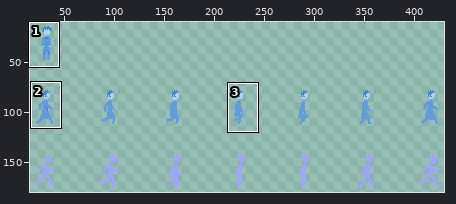
A sprite sheet gets an edit: assets/DealerSheet.png. The first picture is a wide view before the edit; the outline marks the close-up.
Close-up. Old version:
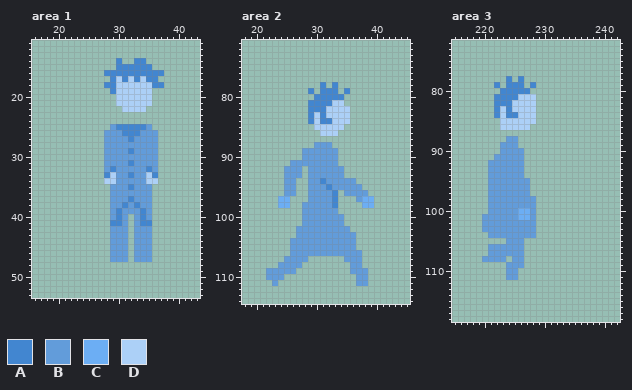
The file is 448x256 pixels. Shown: area 1: x 16..43, y 11..53; area 2: x 18..45, y 71..114; area 3: x 215..242, y 72..118. The wide view leaves out empty margins. The commit also changed other parts of the picture, which this record leaves out.
Palette (. is transparent): A #4286d0  B #629cda  C #6caef4  D #acd0f7
New version:
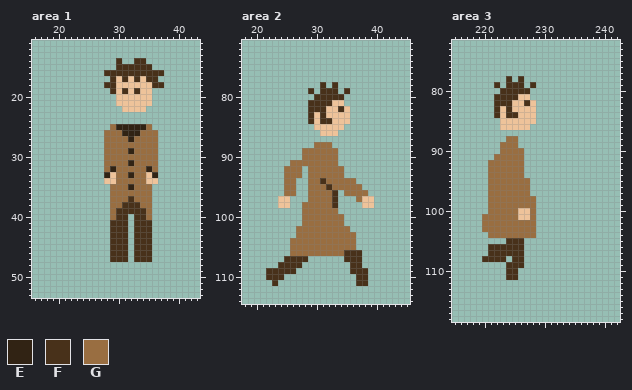
Colours new in this view: E #312314  F #48311a  G #996e41
Difference:
colour D: #acd0f7 -> #eec39a
Changed rows in their new state; - is a pixel that keeps its letter.
Area 1:
first column x 28:
14 --F--FF---
15 --FFFFFF--
16 FFFFFFFFFF
17 -F-F-F-FF-
18 FF------FF
19 -F-F-F----
first column x 28:
25 -GEEEEEG-
26 GGGEEEGGG
27 GGGGEGGGG
28 GGGGGGGGG
29 GGGGEGGGG
30 GGGGGGGGG
31 GGGGEGGGG
32 GEGGGGGEG
33 E-GGEGG-E
34 --GGGGG--
35 -GGGEGGG-
36 -GGGGGGG-
37 -GGGFGGG-
38 -GGFFFGG-
39 -GFFFFFG-
40 -GFF-FFG-
41 -FFF-FFF-
42 -FFF-FFF-
43 -FFF-FFF-
44 -FFF-FFF-
45 -FFF-FFF-
46 -FFF-FFF-
47 -FFF-FFF-
Area 2:
first column x 29:
 78 --F-F--
 79 F-FFF-F
 80 -FFFFF-
 81 FFFF---
 82 FFF--F-
 83 F-F----
 84 F-FF---
first column x 22:
 88 --------GGG-------
 89 ------GGGGGG------
 90 ------GGGGGG------
 91 ----GGGGGGGG------
 92 ---GGG-GGGGGG-----
 93 ---GGG-GGGGGG-----
 94 ---GG--GGFGGGGG---
 95 ---GG--GGGFGGGGG--
 96 ---GG--GGGGF-GGGG-
 97 --DD---GGGGF---GDD
 98 --DD--GGGGGF----DD
 99 ------GGGGGG------
100 ------GGGGGGG-----
101 ------GGGGGGG-----
102 -----GGGGGGGGG----
103 -----GGGGGGGGGG---
104 ----GGGGGGGGGGG---
105 ----GGGGGGGGGGG---
106 ----GGGGGGGGGFFF--
107 ---FFFF------FFF--
108 --FFFF--------FF--
109 FFFFF---------FFF-
110 FFF------------FF-
111 -F-------------FF-
Area 3:
first column x 222:
 78 --F-F--
 79 F-FFF-F
 80 -FFFFF-
 81 FFFF--.
 82 FFF--F-
 83 F-F----
 84 F-FF---
first column x 220:
 88 ----GG---
 89 ---GGG---
 90 ---GGGG--
 91 --GGGGG--
 92 -GGGGGG--
 93 -GGGGGG--
 94 -GGGGGG--
 95 -GGGGGGG-
 96 -GGGGGGG-
 97 -GGGGGGG-
 98 -GGGGGGGG
 99 -GGGGGGGG
100 -GGGGGDDG
101 GGGGGGDDG
102 GGGGGGGGG
103 GGGGGGGGG
104 -GGGGGGGG
105 ----FFF--
106 -FFFFFF--
107 -FFFFFF--
108 FFFF-FF--
109 ----FFF--
110 ----FF---
111 ----FF---
Pixel boxes of the changes (left, top, right, bottom) in both close-ups:
changed: (104, 58, 164, 262)
changed: (266, 82, 374, 286)
changed: (482, 76, 536, 280)
